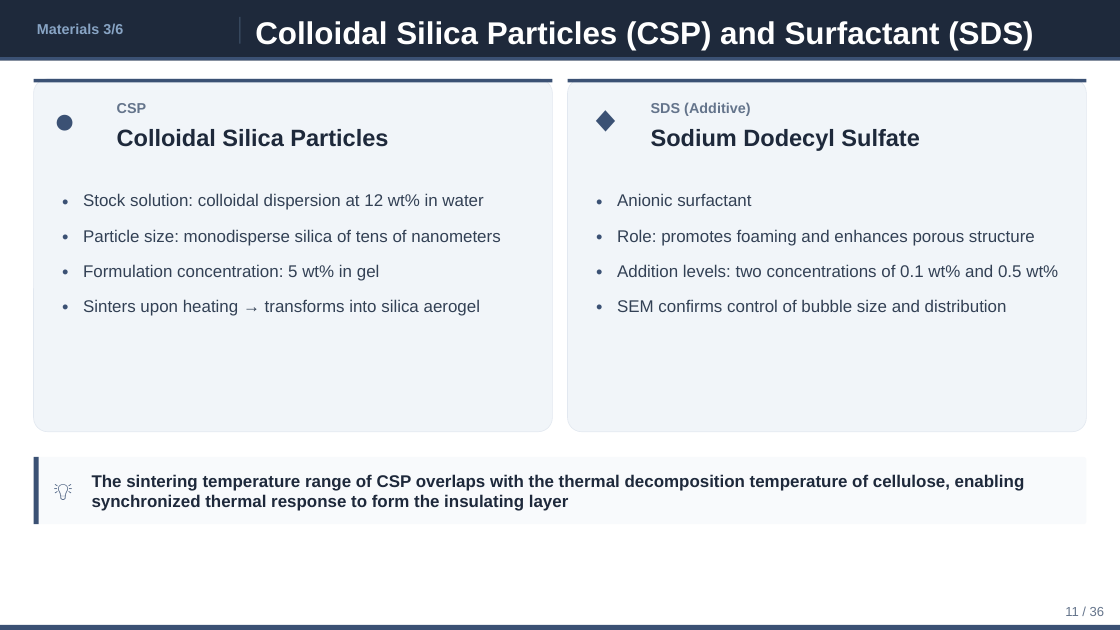
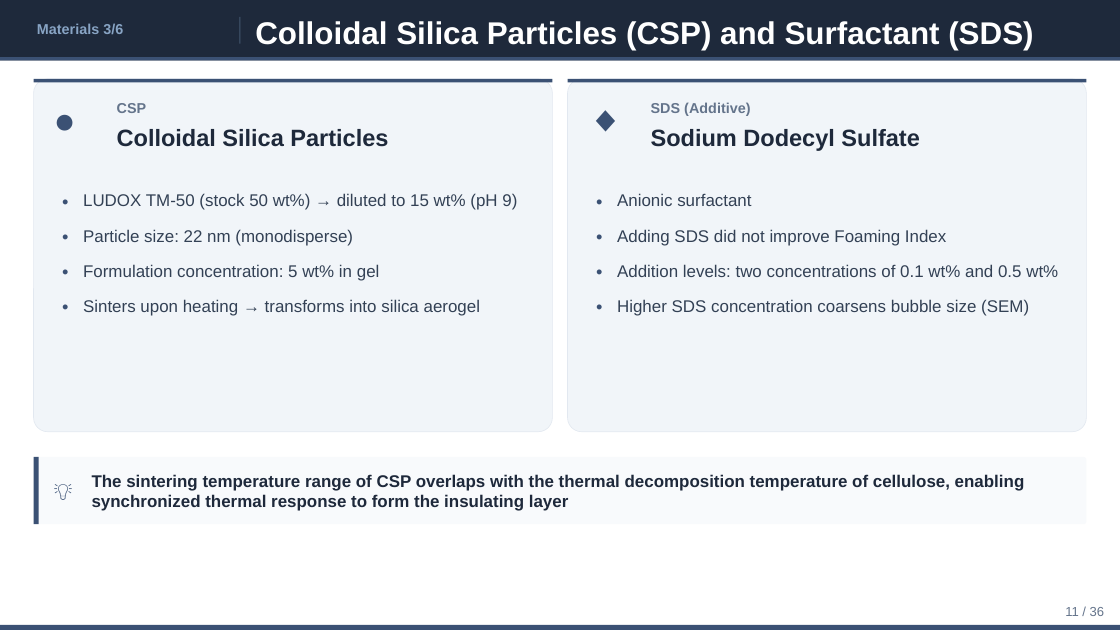
Before and after one commit to ytaisei0525-design/my-first-claude, a slide deck: slide 11 of slides_en.pptx. Drawn at 1120x630 pixels with LibreOffice and Linux fonts; fonts in the diff are those of the drawing. Boxes give left, top, right and bottom in pixels: in the first picture for what was removed or moved away, otherwise in the second. Text is boxed around its words. In the diff, an @@ line names an element or a change of style, - is before the commit and + after.

```diff
--- a/slides_en.pptx
+++ b/slides_en.pptx
@@ text at (83, 193, 517, 210): text changed @@
-Stock solution: colloidal dispersion at 12 wt% in water
+LUDOX TM-50 (stock 50 wt%) → diluted to 15 wt% (pH 9)
@@ text at (83, 229, 353, 246): text changed @@
-Particle size: monodisperse silica of tens of nanometers
+Particle size: 22 nm (monodisperse)
@@ text at (617, 229, 946, 246): text changed @@
-Role: promotes foaming and enhances porous structure
+Adding SDS did not improve Foaming Index
@@ text at (617, 299, 1029, 316): text changed @@
-SEM confirms control of bubble size and distribution
+Higher SDS concentration coarsens bubble size (SEM)
```
Also in this commit, not shown: 15 other slides changed, 1 slide added, 1 slide removed, 1 other file.
